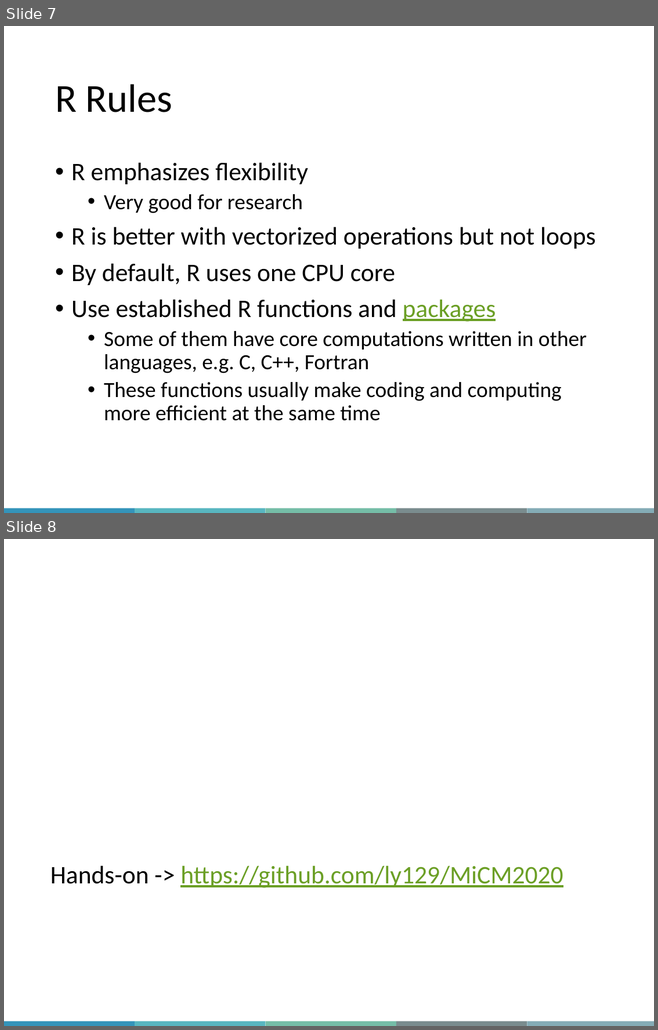
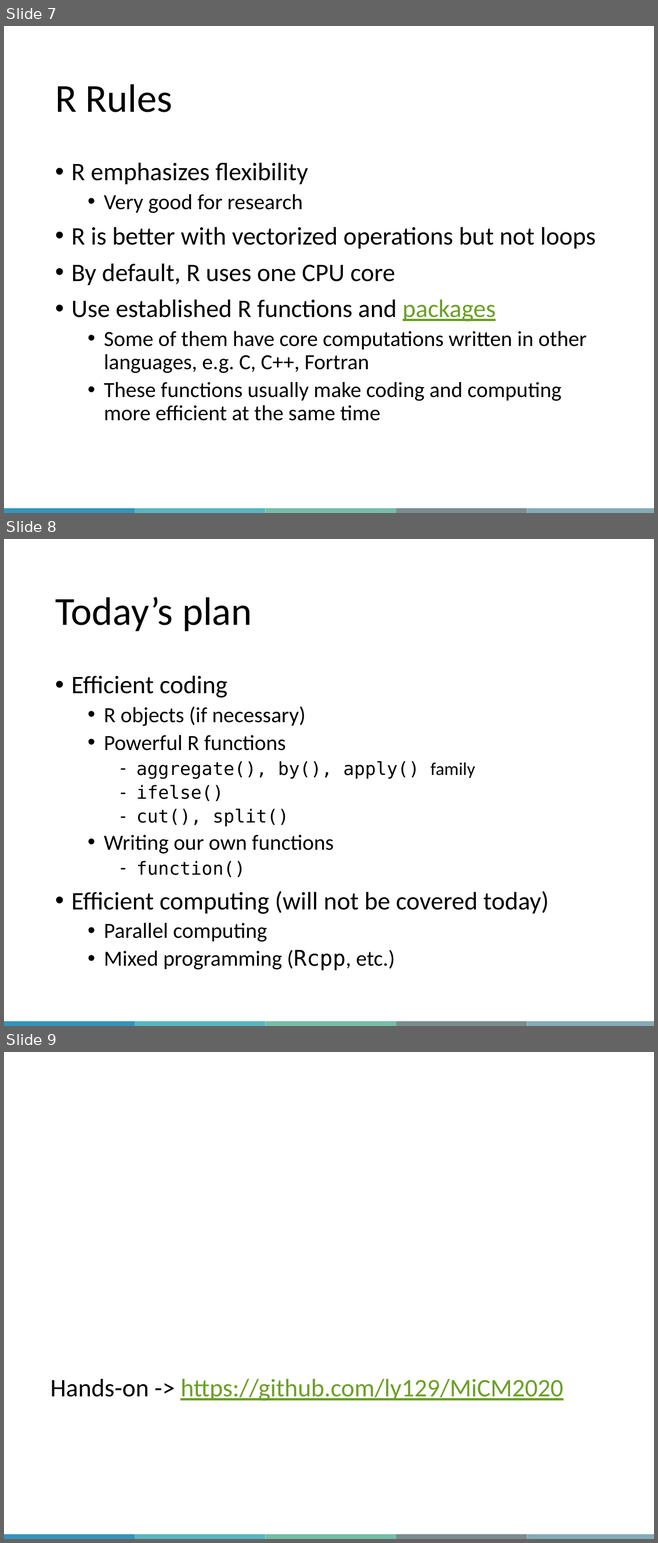
Before and after one commit to McGill-MiCM/MiCM2020, a slide deck: MiCM_workshop2020_LY.pptx. Shown one above the other, each under a label of ours: slides 7 and 8 before the commit, slides 7, 8 and 9 after it. The pictures are 658x1030 and 658x1543 pixels, drawn with LibreOffice and Linux fonts; fonts in the diff are those of the drawing; background and template pictures are left out. Boxes give left, top, right and bottom in pixels: in the first picture for what was removed or moved away, otherwise in the second. Text is boxed around its words. In the diff, an @@ line names an element or a change of style, - is before the commit and + after.

Commit message:
PPT final version

```diff
--- a/MiCM_workshop2020_LY.pptx
+++ b/MiCM_workshop2020_LY.pptx
@@ slide 8 added at [4, 539, 654, 1026], background #FFFFFF; not listed: 5 template elements that a slide beside it also shows @@
@@ title added at [55, 597, 252, 631], 44 pt, text #000000 @@
+Today’s plan
@@ text added at [71, 675, 549, 971], 24 pt, text #000000 @@
+• Efficient coding
+  • R objects (if necessary)
+  • Powerful R functions
+    – aggregate(), by(), apply() family
+    – ifelse()
+    – cut(), split()
+  • Writing our own functions
+    – function()
+• Efficient computing (will not be covered today)
+  • Parallel computing
+  • Mixed programming (Rcpp, etc.)
@@ what was slide 8 is now slide 9 @@
```
Also in this commit, not shown: 1 slide changed, 1 other file.
